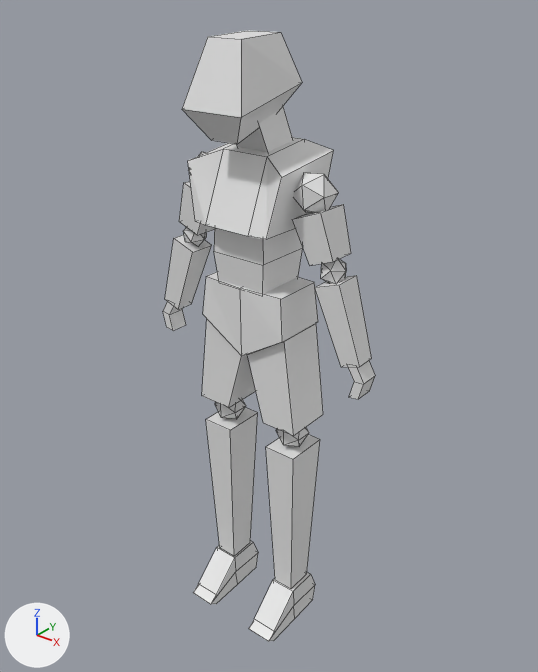
The Blender file Assets/BlenderModelsESE/characterUnityAdapted.blend: old version first, new version second.
Before and after are seen from a camera (50 mm lens) standing at (-2.5, -2.08, 2.37) and looking at (-3.94, -0.28, 1.25). Arrows for +X, +Y and +Z are at lower left; the lights stay in place. Mesh edges are drawn as thin lines.
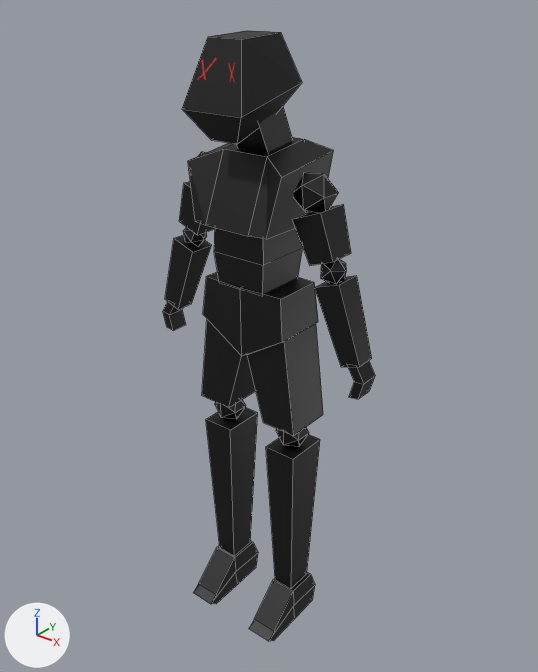
Diff of the bpy script that builds the scene:
```diff
--- a/Assets/BlenderModelsESE/characterUnityAdapted.blend.py
+++ b/Assets/BlenderModelsESE/characterUnityAdapted.blend.py
@@ mat_material_002 @@
+mat_material_002 = principled_material('Material.002')
+mat_material_002.base_color = (0.0, 0.0, 0.0)  # black #000000
@@ me_cube_001 @@
 me_cube_001.from_pydata(...)  # 12 vertices, 10 faces; spans x -1.36..1.36, y -0.95..0.97, z -0.99..1.1
 # used by ob_head; location = (-3.953, -0.39, 2.071); scale = (0.082, 0.141, 0.136)
+# me_cube_001 part 1: all 8 faces centred in x -1.05..1.05, y 0.01..0.84, z -0.79..1.08 switch from no material to mat_material_002 (black #000000)
+me_cube_001.materials.append(mat_material_021)  # picture img_roboface_png
@@ me_cube_002 @@
 me_cube_002.from_pydata(...)  # 8 vertices, 6 faces; spans x -1.0..1.0, y -1.0..1.04, z -1.35..1.0
+me_cube_002.materials.append(mat_material_001)  # black #000000
@@ me_cube_005 @@
 me_cube_005.from_pydata(...)  # 16 vertices, 14 faces; spans x -0.79..0.79, y -5.66..-4.38, z -0.15..0.91
+me_cube_005.materials.append(mat_material)  # black #000000
@@ me_cube_006 @@
 me_cube_006.from_pydata(...)  # 12 vertices, 10 faces; spans x -0.97..1.04, y -12.82..-10.8, z -1.0..1.15
+me_cube_006.materials.append(mat_material_012)  # black #000000
@@ me_cube_007 @@
 me_cube_007.from_pydata(...)  # 12 vertices, 10 faces; spans x -1.52..1.52, y -11.5..-9.75, z -1.13..1.06
+me_cube_007.materials.append(mat_material_013)  # black #000000
@@ me_cube_008 @@
 me_cube_008.from_pydata(...)  # 8 vertices, 6 faces; spans x -1.08..0.83, y -14.48..-12.48, z -1.03..1.11
+me_cube_008.materials.append(mat_material_016)  # black #000000
@@ me_cube_009 @@
 me_cube_009.from_pydata(...)  # 8 vertices, 6 faces; spans x -0.9..0.63, y -15.68..-13.68, z -6.74..1.13
+me_cube_009.materials.append(mat_material_018)  # black #000000
@@ me_cube_010 @@
 me_cube_010.from_pydata(...)  # 18 vertices, 16 faces; spans x -1.01..0.45, y -20.44..-16.01, z -1.34..1.03
+me_cube_010.materials.append(mat_material_020)  # black #000000
@@ me_cube_011 @@
 me_cube_011.from_pydata(...)  # 8 vertices, 6 faces; spans x -1.0..1.0, y -0.73..0.73, z -0.26..1.0
+me_cube_011.materials.append(mat_material_005)  # black #000000
@@ me_cube_012 @@
 me_cube_012.from_pydata(...)  # 8 vertices, 6 faces; spans x -2.01..0.91, y -25.72..-23.72, z -1.55..1.11
+me_cube_012.materials.append(mat_material_006)  # black #000000
@@ me_cube_013 @@
 me_cube_013.from_pydata(...)  # 12 vertices, 10 faces; spans x -1.01..2.38, y -68.9..-65.02, z -1.02..0.98
+me_cube_013.materials.append(mat_material_008)  # black #000000
@@ me_cube_014 @@
 me_cube_014.from_pydata(...)  # 8 vertices, 6 faces; spans x -1.08..0.83, y -14.48..-12.48, z -1.03..1.11
+me_cube_014.materials.append(mat_material_014)  # black #000000
@@ me_cube_015 @@
 me_cube_015.from_pydata(...)  # 8 vertices, 6 faces; spans x -0.9..0.63, y -15.68..-13.68, z -6.74..1.13
+me_cube_015.materials.append(mat_material_017)  # black #000000
@@ me_cube_016 @@
 me_cube_016.from_pydata(...)  # 18 vertices, 16 faces; spans x -1.01..0.45, y -20.44..-16.01, z -1.34..1.03
+me_cube_016.materials.append(mat_material_019)  # black #000000
@@ me_cube_017 @@
 me_cube_017.from_pydata(...)  # 8 vertices, 6 faces; spans x -1.0..1.0, y -0.73..0.73, z -0.26..1.0
+me_cube_017.materials.append(mat_material_007)  # black #000000
@@ me_cube_018 @@
 me_cube_018.from_pydata(...)  # 8 vertices, 6 faces; spans x -2.01..0.91, y -25.72..-23.72, z -1.55..1.11
+me_cube_018.materials.append(mat_material_009)  # black #000000
@@ me_cube_019 @@
 me_cube_019.from_pydata(...)  # 12 vertices, 10 faces; spans x -1.01..2.38, y -68.9..-65.02, z -1.02..0.98
+me_cube_019.materials.append(mat_material_015)  # black #000000
@@ me_icosphere @@
 me_icosphere.from_pydata(...)  # 12 vertices, 20 faces; spans x -0.82..0.87, y -19.17..-17.47, z -0.29..1.5
+me_icosphere.materials.append(mat_material_004)  # black #000000
@@ me_icosphere_001 @@
 me_icosphere_001.from_pydata(...)  # 12 vertices, 20 faces; spans x -1.0..0.5, y -20.06..-18.75, z -0.48..1.01
+me_icosphere_001.materials.append(mat_material_011)  # black #000000
@@ me_icosphere_002 @@
 me_icosphere_002.from_pydata(...)  # 12 vertices, 20 faces; spans x -0.82..0.87, y -19.17..-17.47, z -0.29..1.5
+me_icosphere_002.materials.append(mat_material_003)  # black #000000
@@ me_icosphere_003 @@
 me_icosphere_003.from_pydata(...)  # 12 vertices, 20 faces; spans x -1.0..0.5, y -20.06..-18.75, z -0.48..1.01
+me_icosphere_003.materials.append(mat_material_010)  # black #000000
@@ me_icosphere_004 @@
 me_icosphere_004.from_pydata(...)  # 12 vertices, 20 faces; spans x -0.89..0.89, y -0.85..0.85, z -1.0..1.0
+me_icosphere_004.materials.append(mat_material_022)  # black #000000
@@ me_icosphere_005 @@
 me_icosphere_005.from_pydata(...)  # 12 vertices, 20 faces; spans x -0.89..0.89, y -0.85..0.85, z -1.0..1.0
+me_icosphere_005.materials.append(mat_material_023)  # black #000000
```

What differs and where, as boxes [x1, y1, x2, y2] in the pictures (538 x 672 px):
'Cube.001', recoloured (white to black)
    both: [188, 137, 334, 239]
'Cube.003', recoloured (grey to black)
    both: [203, 272, 318, 356]
'Cube.005', recoloured (grey to black)
    both: [266, 434, 320, 589]
'Cube.004', recoloured (grey to black)
    both: [247, 324, 323, 436]
'Cube.011', recoloured (grey to black)
    both: [206, 407, 258, 556]
'Cube.002', recoloured (grey to black)
    both: [214, 228, 303, 294]
'Cube.008', recoloured (grey to black)
    both: [315, 275, 372, 367]
'Cube.010', recoloured (grey to black)
    both: [202, 319, 256, 408]
'Cube.007', recoloured (grey to black)
    both: [293, 204, 351, 265]
'Cube.006', recoloured (white to black)
    both: [249, 572, 315, 641]
'Cube.012', recoloured (white to black)
    both: [193, 541, 258, 604]
'Cube.014', recoloured (grey to black)
    both: [165, 235, 212, 309]
'Icosphere', recoloured (grey to black)
    both: [293, 173, 339, 213]
'neck', recoloured (grey to black)
    both: [237, 106, 293, 152]
'Cube.013', recoloured (grey to black)
    both: [179, 181, 215, 235]
'Cube.009', recoloured (grey to black)
    both: [348, 361, 375, 399]
'Icosphere.001', recoloured (grey to black)
    both: [321, 259, 346, 283]
'Cube.015', recoloured (grey to black)
    both: [163, 301, 186, 331]
'Icosphere.004', recoloured (grey to black)
    both: [276, 427, 309, 447]
'Icosphere.005', recoloured (grey to black)
    both: [215, 399, 246, 419]
'Icosphere.003', recoloured (grey to black)
    both: [183, 227, 207, 246]
'Icosphere.002', recoloured
    both: [188, 152, 205, 171]
part 1 of me_cube_001, recoloured (grey to black)
    both: [208, 30, 302, 144]
